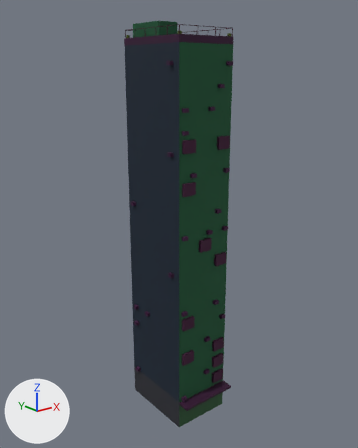
Renders of the glTF model public/assets/buildings/slab_e.glb from each side of a commit.
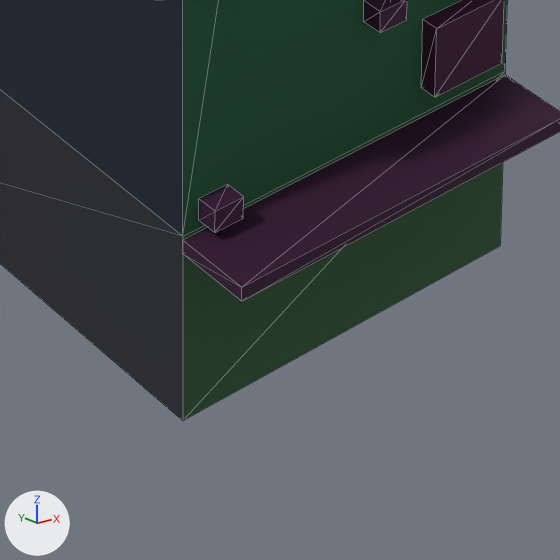
Each version appears first whole from a 50 mm camera at (-46.8, -58.9, 55.6) aimed at (-0.1, -0.4, 32.2), and next in a close-up on the part from 43% to 64% of the width and 83% to 100% of the height. Lighting does not change. The marker at lower left points along +X, +Y and +Z. The first two pictures are the older version. The close-ups show mesh edges as thin lines. Where no turn or scale is listed for an object, it has been applied to the vertices. Vertices at exactly the same position are counted once.

The scene before the commit, as lines of its bpy script (objects in view):
```python
me_slab_e = bpy.data.meshes.new('slab_e')
me_slab_e.from_pydata(...)  # 588 vertices, 736 faces; spans x -5.3..5.3, y -7.4..7.4, z -30.9..30.9
me_slab_e.materials.append(mat_m_facade)
ob_slab_e = bpy.data.objects.new('slab_e', me_slab_e)
ob_slab_e.location = (0.0, -1.0, 30.9)
```
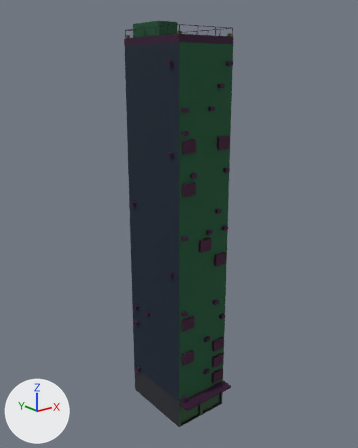
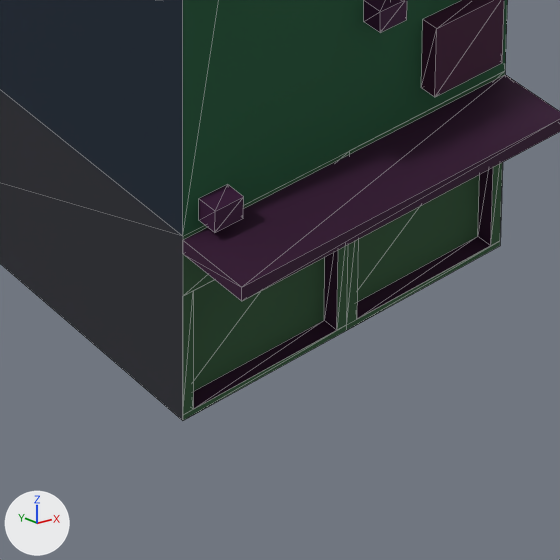
Boxes (x1, y1, x2, y2) around the edits, measured in the close-ups (560 x 560 px):
part 1 of me_slab_e, cut back: (183, 71, 505, 420) in both

What the commit changed:
me_slab_e is used by ob_slab_e; location (0.0, -1.0, 30.9).
me_slab_e had 588 vertices, 736 faces and spanned x -5.3..5.3, y -7.4..7.4, z -30.9..30.9.
me_slab_e now has 612 vertices, 770 faces and spans x -5.3..5.3, y -7.4..7.4, z -30.9..30.9.
Part 1, on me_slab_e:
2 faces are deleted.
13 vertices are added at x -4.8..4.8, y -5.4..-4.9, z -30.9..-26.1.
11 new vertices lie (0.0, 0.0, 3.1) away from vertices in x -4.8..4.8, y -5.4..-4.9, z -30.7.
36 new faces join them.
